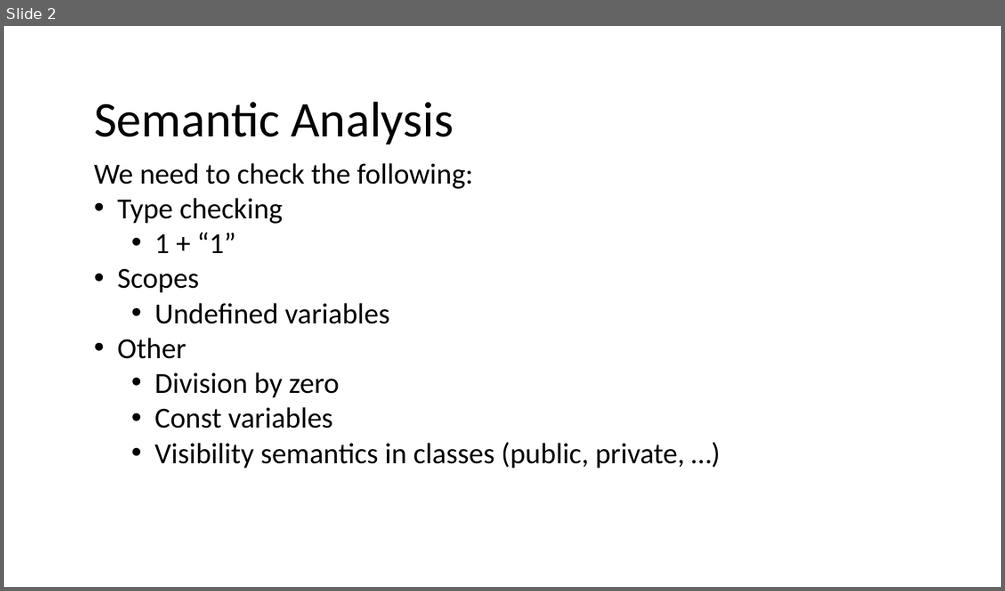
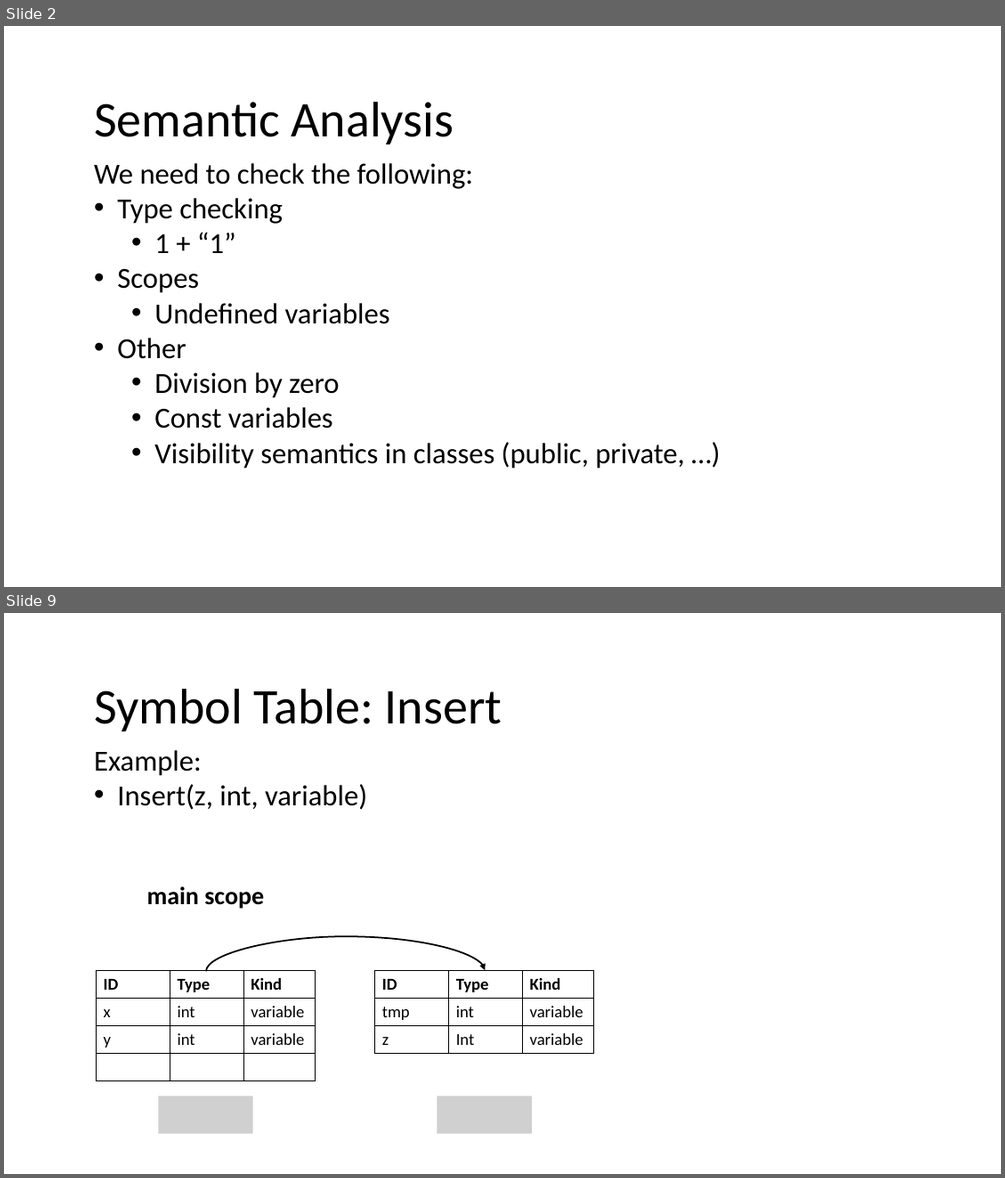
Before and after one commit to nivshani/compilation, a slide deck: slides/semantic.pptx. Shown one above the other, each under a label of ours: slide 2 before the commit, slides 2 and 9 after it; the slides between them are not shown. The pictures are 1005x591 and 1005x1178 pixels, drawn with LibreOffice and Linux fonts; fonts in the diff are those of the drawing; grey boxes stand for pictures. Boxes give left, top, right and bottom in pixels: in the first picture for what was removed or moved away, otherwise in the second. Text is boxed around its words. In the diff, an @@ line names an element or a change of style, - is before the commit and + after.

```diff
--- a/slides/semantic.pptx
+++ b/slides/semantic.pptx
@@ slide 9 added at (x1=4, y1=613, x2=1001, y2=1174), background #FFFFFF @@
@@ text added at (x1=94, y1=689, x2=502, y2=731), 48 pt, text #000000 @@
+Symbol Table: Insert
@@ text added at (x1=94, y1=750, x2=367, y2=810), 28 pt, text #000000 @@
+Example:
+• Insert(z, int, variable)
@@ text added at (x1=147, y1=886, x2=264, y2=908), 24 pt, text #000000, bold @@
+main scope
@@ curved arrow added from (206, 971) to (485, 971), #000000 1.5 pt @@
@@ table added at (x1=96, y1=971, x2=316, y2=1080), 4 rows, 3 columns @@
+ID | Type | Kind
+x | int | variable
+y | int | variable
+ |  | 
@@ table added at (x1=375, y1=971, x2=595, y2=1053), 3 rows, 3 columns @@
+ID | Type | Kind
+tmp | int | variable
+z | Int | variable
@@ picture added at (x1=158, y1=1096, x2=253, y2=1134) @@
@@ picture added at (x1=437, y1=1096, x2=532, y2=1134) @@
```
Also in this commit, not shown: 2 slides changed, 21 other slides added, 1 other file.
